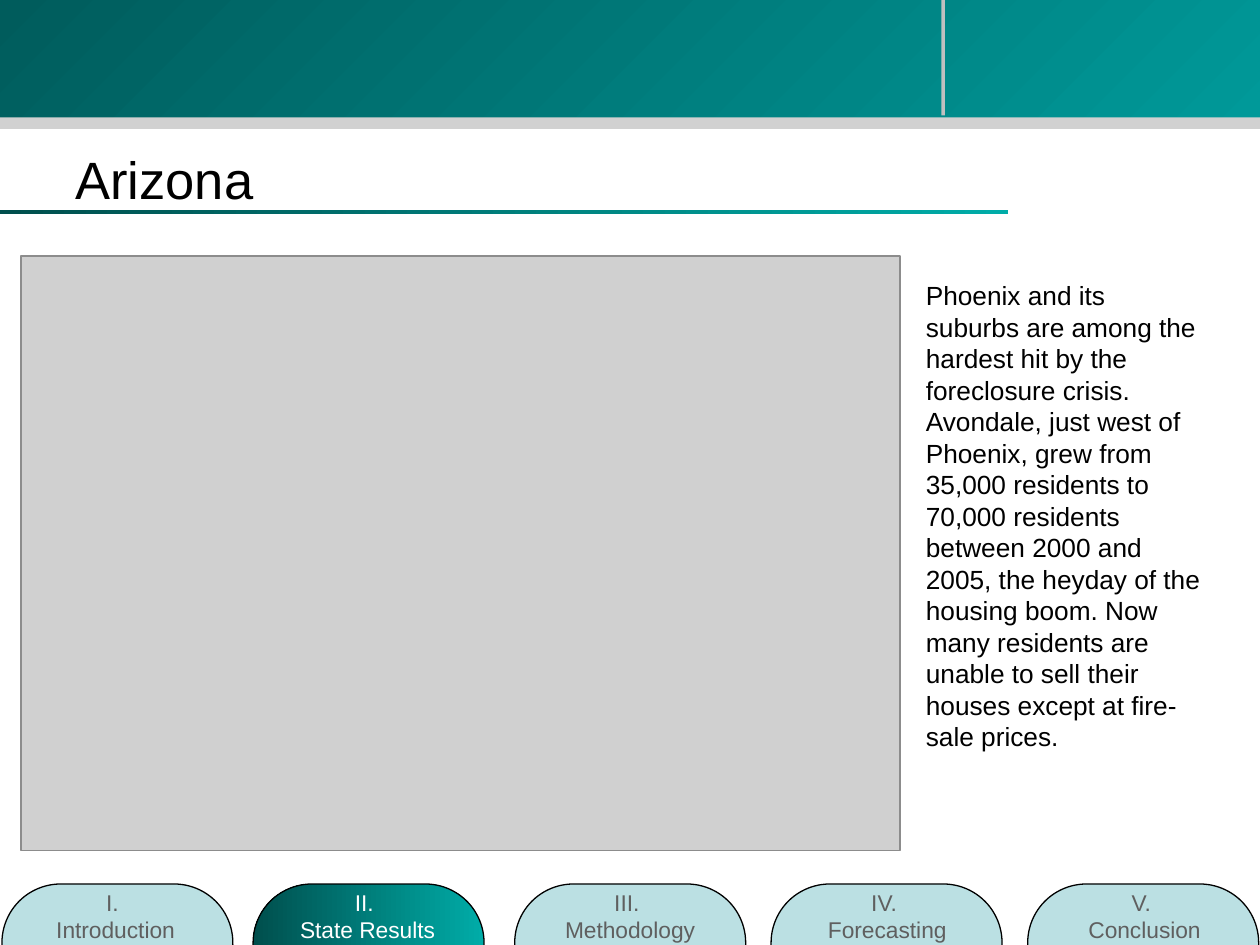
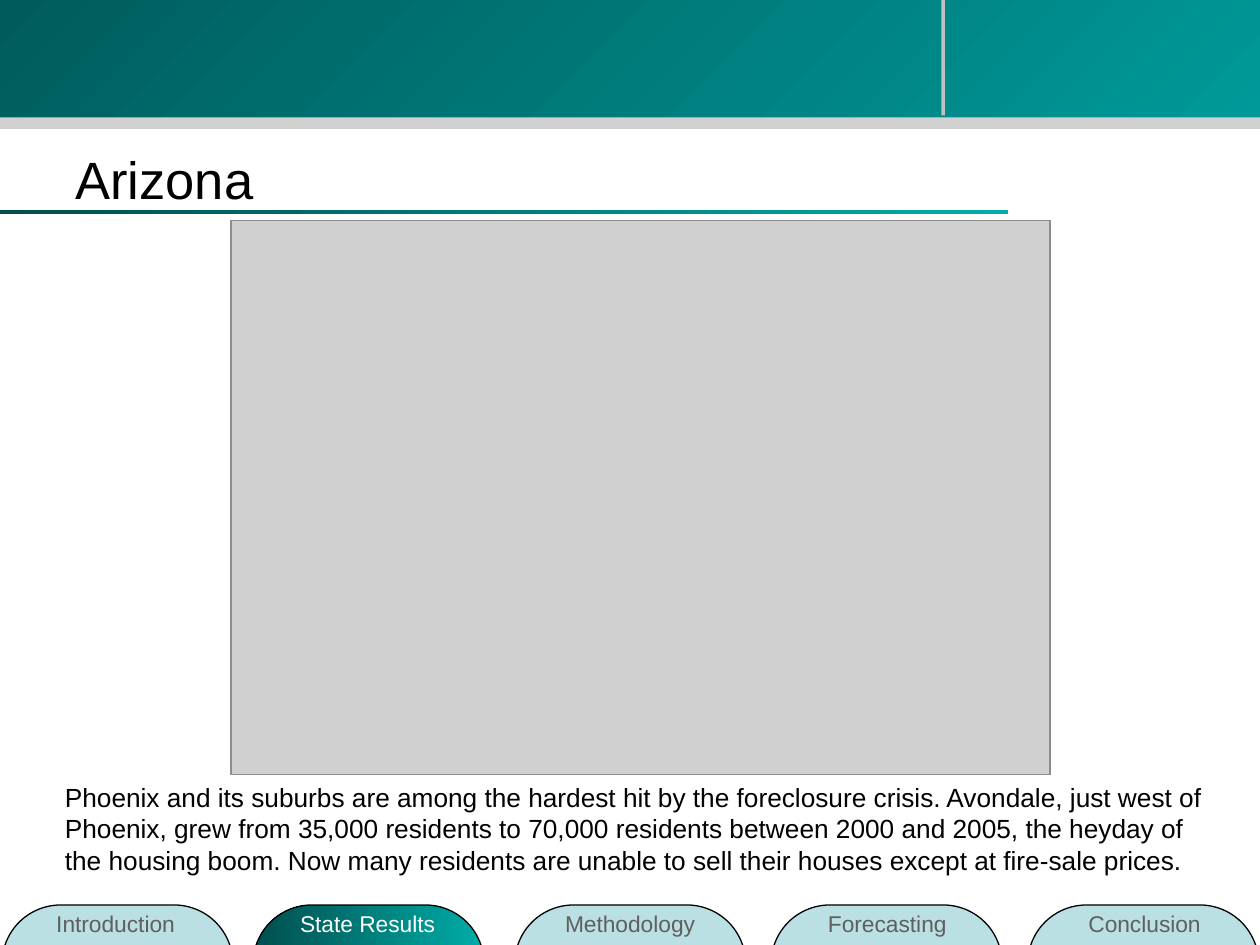
Before and after one commit to zhouzhenghui/svnrepository, a slide deck: slide 8 of SVNRepository/Presentation/M.Eng Final Presentation-take2.ppt. Drawn at 1260x945 pixels with LibreOffice and Linux fonts; fonts in the diff are those of the drawing; grey boxes stand for pictures; background and template pictures are left out. Boxes give left, top, right and bottom in pixels: in the first picture for what was removed or moved away, otherwise in the second. Text is boxed around its words. In the diff, an @@ line names an element or a change of style, - is before the commit and + after.

```diff
--- a/SVNRepository/Presentation/M.Eng Final Presentation-take2.ppt
+++ b/SVNRepository/Presentation/M.Eng Final Presentation-take2.ppt
@@ picture: place and size @@
-picture at bbox=[21, 256, 901, 850]
+picture at bbox=[231, 220, 1050, 775]
@@ text "Phoenix and its suburbs are ..." rewrapped from bbox=[926, 286, 1199, 752] to bbox=[65, 788, 1201, 876] @@
@@ 5 rounded rectangles: place and size @@
-5 rounded rectangles at bbox=[3, 885, 1259, 945]
+5 rounded rectangles at bbox=[3, 905, 1259, 945]
@@ text at bbox=[56, 915, 175, 932]: text changed @@
-I.
-Introduction
+Introduction
@@ text at bbox=[300, 915, 435, 933]: text changed @@
-II.
-State Results
+State Results
@@ text at bbox=[565, 915, 695, 937]: text changed @@
-III.
-Methodology
+Methodology
@@ text at bbox=[828, 915, 947, 937]: text changed @@
-IV.
-Forecasting
+Forecasting
@@ text at bbox=[1088, 915, 1200, 932]: text changed @@
-V.
-Conclusion
+Conclusion
```
Also in this commit, not shown: 8 other slides changed, 1 slide added.
